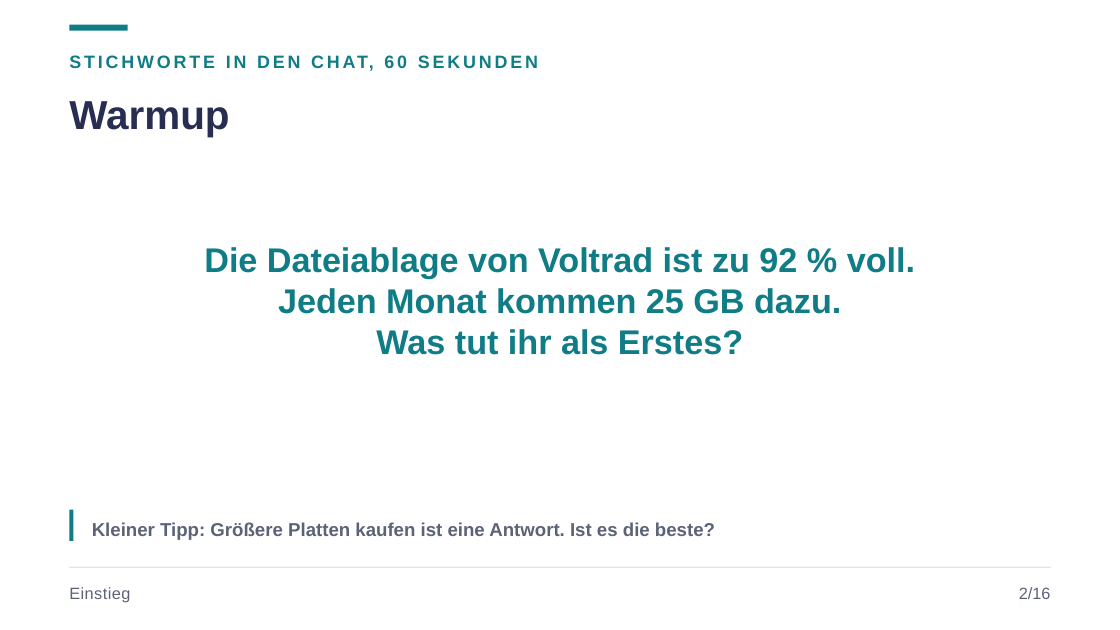
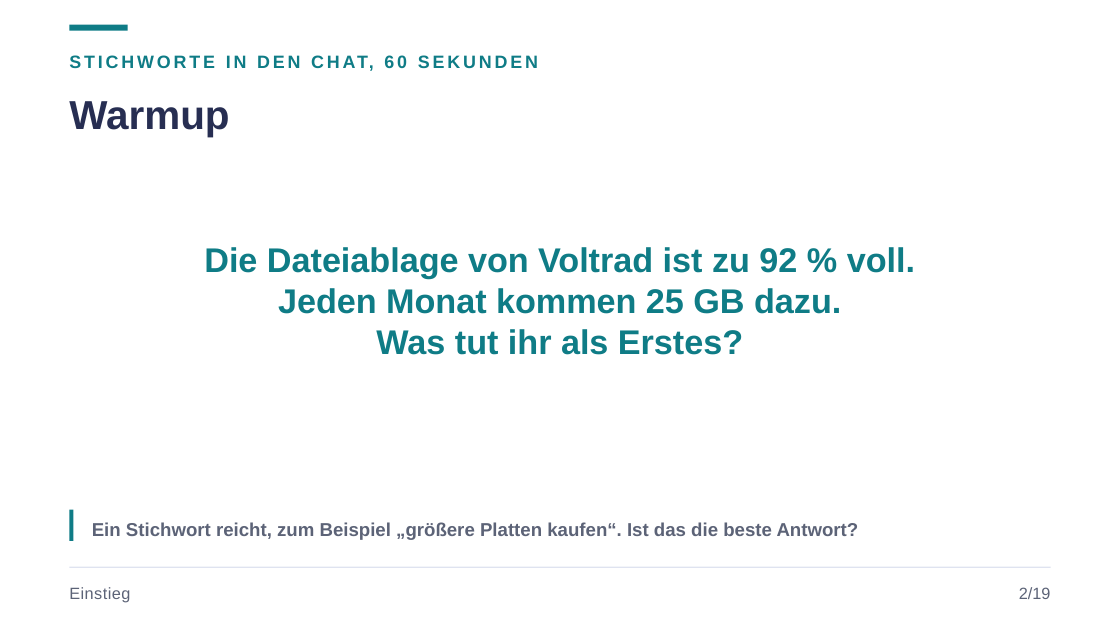
Before and after one commit to JacobMenge/kurs-unterlagen, a slide deck: slide 3 of folien/14-speicher.pptx. Drawn at 1120x630 pixels with LibreOffice and Linux fonts; fonts in the diff are those of the drawing. Boxes give left, top, right and bottom in pixels: in the first picture for what was removed or moved away, otherwise in the second. Text is boxed around its words. In the diff, an @@ line names an element or a change of style, - is before the commit and + after.

```diff
--- a/folien/14-speicher.pptx
+++ b/folien/14-speicher.pptx
@@ text at bbox=[92, 522, 859, 540]: text changed @@
-Kleiner Tipp: Größere Platten kaufen ist eine Antwort. Ist es die beste?
+Ein Stichwort reicht, zum Beispiel „größere Platten kaufen“. Ist das die beste Antwort?
@@ text at bbox=[1019, 587, 1051, 599]: text changed @@
-2/16
+2/19
```
Also in this commit, not shown: 15 other slides changed, 3 slides added, 5 other files.
